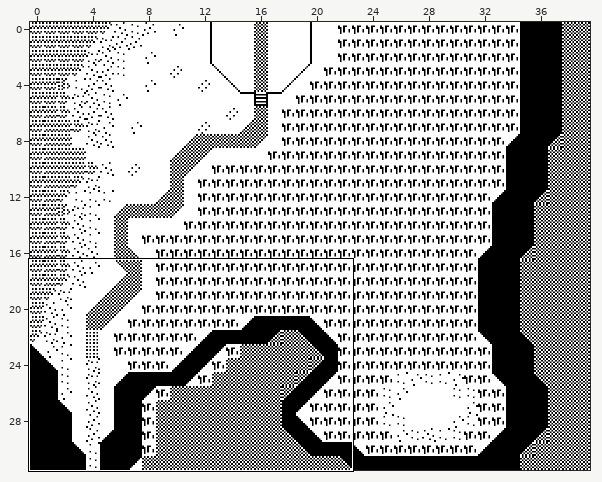
Tiled map -- projects/project3Y/assets/maps/map3.tmx. The picture above shows the old version from afar; the outline marks the close-up.
Close-up. Old version:
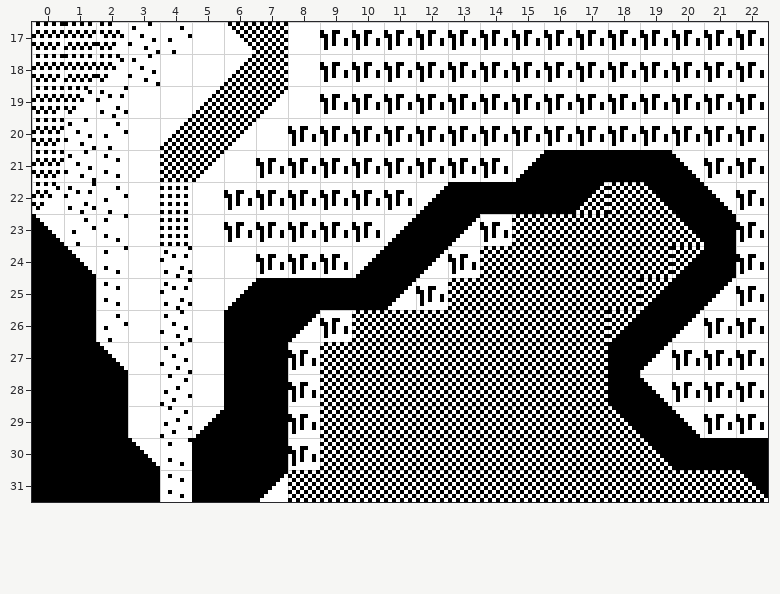
Cells are 16x16 px. Shown: x 0..22, y 17..31.
New version:
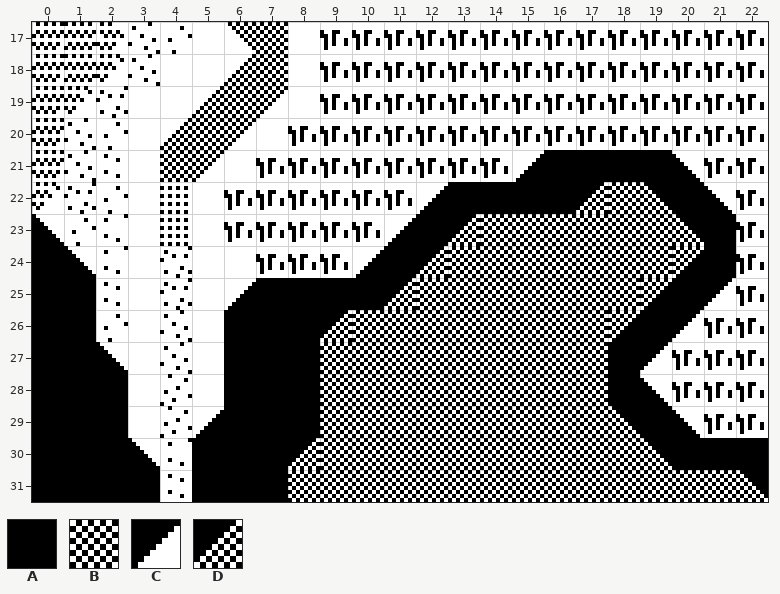
Key: from "map_tileset": A 1, B 2, C 11, D 15.
_ is an empty cell, . an unchanged one.
From old to new:
--- layer "blocked"
@@ x 7..14 @@
-23 ......C_
-24 .....C_.
-25 ....C_..
-26 .C_.....
-27 ._......
-28 ._......
-29 ._......
-30 ._......
-31 C.......
+23 ......DB
+24 .....DB.
+25 ....DB..
+26 .AD.....
+27 .A......
+28 .A......
+29 .A......
+30 .D......
+31 A.......
Changed places in both close-ups, as pixel boxes (x1, y1, x2, y2):
changed: (384, 214, 512, 310)
changed: (260, 310, 352, 502)
